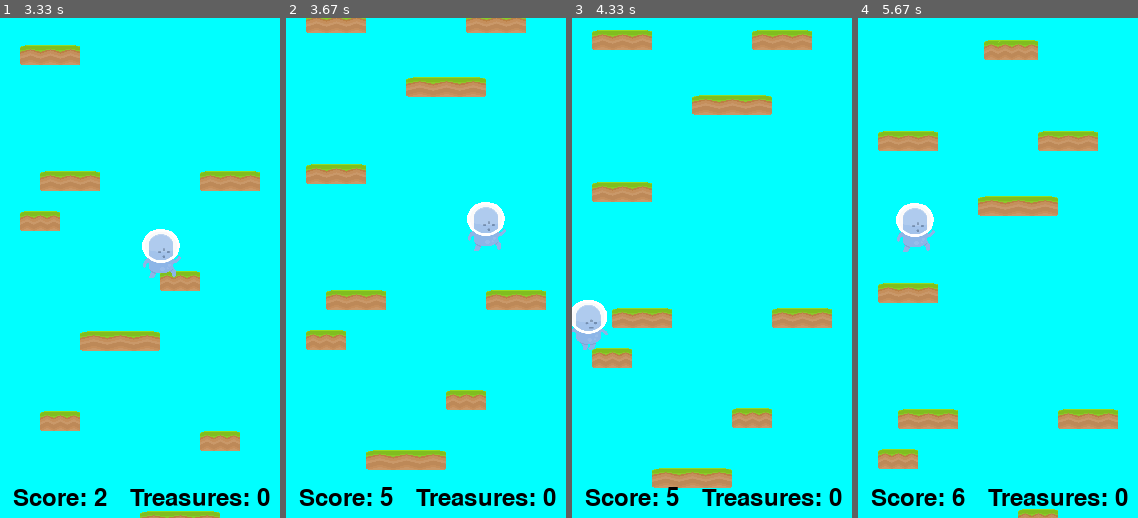
Above: before the commit, frames 1-4 (left to right).
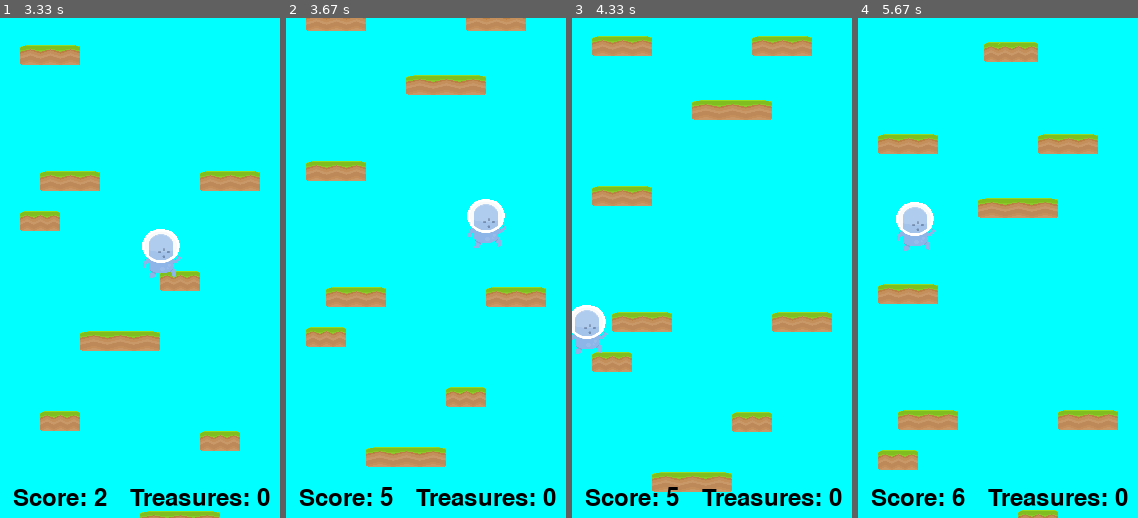
Above: after the commit, the same moments.

Repository: Calum-Johnston/pygame_2d_platformer
Game: pygame game, started from main.py
Two runs of this game, one before a commit and one after it. Both use one fixed random seed, a clock stepped at 60 frames per second and the inputs below.
Inputs:
- Up to frame 1 (3.33 s): tap Space at 0.33, 0.67, 1.07, 1.37, 1.57, 1.87, 2.07, 2.37, 2.97, 3.27 s; hold Right 1-1.47 s; hold Right 1.5-1.97 s; hold Left 2-2.53 s; hold Left 2.9-3.3 s
- Up to frame 2 (3.67 s): hold Right from 3.33 s (still down); tap Space at 3.4 s
- Up to frame 3 (4.33 s): tap Space at 3.7 s; release Right at 3.97 s
- Up to frame 4 (5.67 s): hold Left 4.4-4.87 s; tap Space at 4.47, 4.77, 4.97, 5.27, 5.47 s; hold Right 4.9-5.37 s; hold Right from 5.4 s (still down)

Frame 1 is identical in both runs. In frame 2, 3.6% of the frame differs, in the area x 7-93%, y 0-91%; in frame 3, 6.3%, in the area x 0-93%, y 2-95%; in frame 4, 2.4%.

Commit message:
Players will not take damage during a boost upgrade

Diff:
--- a/sprites.py
+++ b/sprites.py
@@ -24,6 +24,9 @@
         self.crouching = False
         self.currentImage = 0
         self.tickCount = 0
+
+        # Define power up variables (used for powerups)
+        self.boostPowerUp = False
 
         # Define the image size, color, etc
         self.image = self.idle_frames[0]
@@ -98,16 +101,20 @@
                 if(self.platform.rect.bottom > self.rect.bottom):
                     self.position.y = self.platform.rect.top + 1
                     self.velocity.y = 0
+                    self.jumping = False
+                    self.boostPowerUp = False
 
         # Check for ENEMY Collision
-        collision = pygame.sprite.spritecollide(self, self.game.enemy_sprites, False, pygame.sprite.collide_mask)
-        if(collision):
-            self.game.gameinstance = False
+        if(not self.boostPowerUp):
+            collision = pygame.sprite.spritecollide(self, self.game.enemy_sprites, False, pygame.sprite.collide_mask)
+            if(collision):
+                self.game.gameinstance = False
 
         # Check for PROJECTILE Collision
-        collision = pygame.sprite.spritecollide(self, self.game.projectile_sprites, False, pygame.sprite.collide_mask)
-        if(collision):
-            self.game.gameinstance = False
+        if(not self.boostPowerUp):
+            collision = pygame.sprite.spritecollide(self, self.game.projectile_sprites, False, pygame.sprite.collide_mask)
+            if(collision):
+                self.game.gameinstance = False
 
         # Check for Flag Collision
         collision = pygame.sprite.spritecollide(self, self.game.item_sprites, False, pygame.sprite.collide_mask)
@@ -118,9 +125,8 @@
                         item.update_Captured()
                         self.game.flags_captured += 1
                 elif(item.type == "boost"):
-                    if(item.used == False):
-                        self.velocity.y = -50
-
+                    self.velocity.y = -50
+                    self.boostPowerUp = True
 
     def jump(self):
         self.rect.y += 1
@@ -128,6 +134,7 @@
         self.rect.y -= 1
         # If the player is on an object and not already in motion
         if(collision and not self.jumping):
+            self.jumping = True
             self.velocity.y = -13
 
     def animate(self):
@@ -181,22 +188,11 @@
             else:
                 self.walking = False
 
-        # Update jumping state (more complicated)
-        if(self.velocity.y != 0):
-            self.jumping = True
-        else:
-            collisions = pygame.sprite.spritecollide(self, self.game.platform_sprites, False)
-            if(len(collisions) == 0):
-                self.jumping = True
-            else:
-                platform = collisions[0]
-                for pt in collisions:
-                    if(pt.rect.bottom > platform.rect.bottom):
-                        platform = pt
-                if(platform.rect.bottom > self.rect.bottom):
-                    self.jumping = False
-                else:
-                    self.jumping = True
+        print("Idle: " , self.idle)
+        print("Walking: " , self.walking)
+        print("Jumping: " , self.jumping)
+        print()
+
 
     def loadImages(self):
         self.idle_frames = []
@@ -505,6 +501,7 @@
 
 
 
+
 ''' UPGRADE CLASS '''
 class Upgrade(pygame.sprite.Sprite):
 
@@ -531,17 +528,6 @@
         # Define the enemy mask
         self.mask = pygame.mask.from_surface(self.image)
 
-        # Define captured variable
-        self.used = False
-
-    def landed_On(self):
-        self.used = True
-        self.image = self.boost_frames[1]
-        currentX, currentY = self.rect.midbottom
-        self.rect = self.image.get_rect()
-        self.rect.midbottom = (currentX, currentY)
-        self.mask = pygame.mask.from_surface(self.image)
-
     def loadImages(self):
         self.boost_frames = []
 
@@ -549,4 +535,3 @@
         scaleHeight = HEIGHT // 12
 
         self.boost_frames.append(pygame.transform.scale(self.game.tiles_spritesheet.getImageAt(128, 1792, 128, 128), (scaleWidth, scaleHeight)))
-        self.boost_frames.append(pygame.transform.scale(self.game.tiles_spritesheet.getImageAt(128, 1664, 128, 128), (scaleWidth, scaleHeight)))
